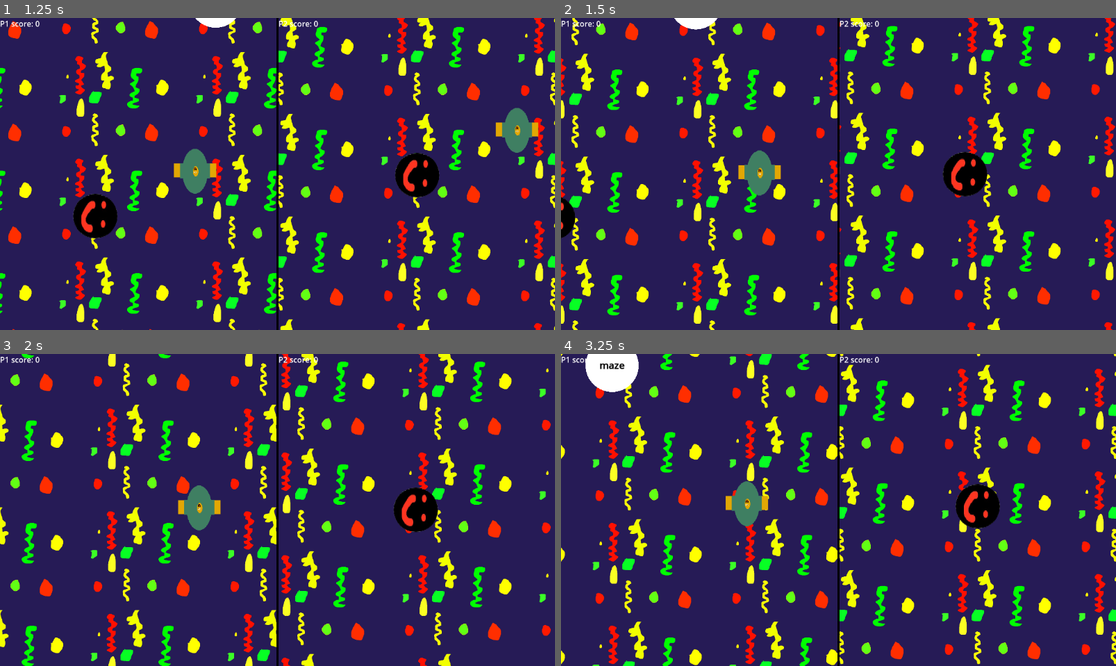
Above: before the commit, frames 1-4 (two rows, left to right).
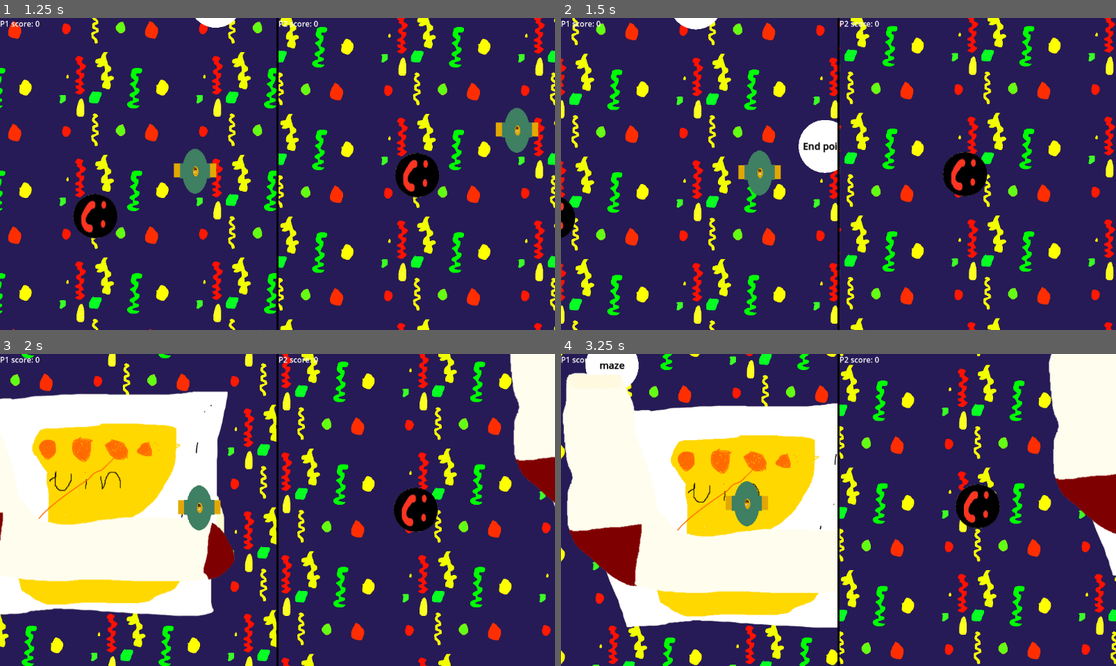
Above: after the commit, the same moments.

Repository: real-chicken-master/GDD112TempName
Game: Godot game, scene res://UI/splitscreen.tscn
The game is run twice, just before and just after one commit, with the same random seed, the same clock (stepped at 60 frames per second) and the same inputs.
Inputs:
- Up to frame 1 (1.25 s): hold D (right1) from 0.53 s (still down); tap Down (down2) at 0.6 s; tap W (up1) at 0.77 s
- Up to frame 2 (1.5 s): keep holding D (right1); tap Left (left2) at 1.35 s
- Up to frame 3 (2 s): keep holding D (right1); tap W (up1) at 1.52 s
- Up to frame 4 (3.25 s): release D (right1) at 2.03 s; hold A (left1) 2.03-2.78 s; tap Right (right2) at 2.1 s; hold D (right1) from 2.78 s (still down); tap Up (up2) at 2.85 s; tap W (up1) at 3.02 s

Frame 1 is identical in both runs. In frame 2, 1.0% of the frame differs, in the area x 42-50%, y 32-50%; in frame 3, 30%; in frame 4, 39%, in the area x 0-100%, y 0-88%.

Commit message:
full game win is now possible i just need to make it so only one prize appears

Diff:
--- a/UI/splitscreen.tscn
+++ b/UI/splitscreen.tscn
@@ -52,7 +52,7 @@
 
 [node name="SubViewport" type="SubViewport" parent="HBoxContainer/SubViewportContainer"]
 handle_input_locally = false
-size = Vector2i(2, 2)
+size = Vector2i(574, 648)
 render_target_update_mode = 4
 script = SubResource("GDScript_3ulip")
 
@@ -76,7 +76,7 @@
 
 [node name="SubViewport" type="SubViewport" parent="HBoxContainer/SubViewportContainer2"]
 handle_input_locally = false
-size = Vector2i(2, 2)
+size = Vector2i(574, 648)
 render_target_update_mode = 4
 script = SubResource("GDScript_eexgl")
 
--- /dev/null
+++ b/lobby/WinningZone.tscn
@@ -0,0 +1,74 @@
+[gd_scene load_steps=9 format=3 uid="uid://cyb70a5lpd3d"]
+
+[ext_resource type="Script" path="res://lobby/minigame_3.gd" id="1_iorqg"]
+[ext_resource type="LabelSettings" uid="uid://vvbpbqq237n5" path="res://lobby/change_minigame_label.tres" id="2_bgxjo"]
+[ext_resource type="Texture2D" uid="uid://wsjetrqt2hlj" path="res://Texture and Mesh/matured meat pie art.png" id="3_ygwas"]
+[ext_resource type="Texture2D" uid="uid://coelr54fhx1ur" path="res://Texture and Mesh/Concept/concept art shindrr bockorc.png" id="4_xogk4"]
+[ext_resource type="Texture2D" uid="uid://ffntrqx4fxcm" path="res://Texture and Mesh/Concept/concept art paper trophy .png" id="5_gv0oq"]
+[ext_resource type="Texture2D" uid="uid://d2rjn7pv01i8" path="res://Texture and Mesh/Concept/concept art socke.png" id="6_6o1a0"]
+
+[sub_resource type="CircleShape2D" id="CircleShape2D_dgx6a"]
+radius = 55.0364
+
+[sub_resource type="SphereMesh" id="SphereMesh_mep34"]
+
+[node name="Minigame 3" type="Node2D"]
+
+[node name="Area2D" type="Area2D" parent="."]
+collision_layer = 2
+script = ExtResource("1_iorqg")
+
+[node name="CollisionShape2D" type="CollisionShape2D" parent="Area2D"]
+shape = SubResource("CircleShape2D_dgx6a")
+
+[node name="MeshInstance2D" type="MeshInstance2D" parent="."]
+position = Vector2(1.49012e-06, 1.0252e-05)
+scale = Vector2(110.125, 110)
+mesh = SubResource("SphereMesh_mep34")
+
+[node name="Label" type="Label" parent="."]
+offset_left = -46.0
+offset_top = -45.0
+offset_right = 47.0
+offset_bottom = 44.0
+text = "End point
+"
+label_settings = ExtResource("2_bgxjo")
+horizontal_alignment = 1
+vertical_alignment = 1
+
+[node name="MeatPie" type="Sprite2D" parent="."]
+visible = false
+position = Vector2(12, -127)
+texture = ExtResource("3_ygwas")
+
+[node name="CinderBlock" type="Sprite2D" parent="."]
+visible = false
+position = Vector2(15, -5)
+texture = ExtResource("4_xogk4")
+
+[node name="PaperTrophy" type="Sprite2D" parent="."]
+visible = false
+position = Vector2(4, 3)
+texture = ExtResource("5_gv0oq")
+
+[node name="Sock" type="Sprite2D" parent="."]
+visible = false
+position = Vector2(-11, -3)
+texture = ExtResource("6_6o1a0")
+
+[node name="P1FullWin" type="Label" parent="."]
+visible = false
+offset_left = -103.0
+offset_top = 57.0
+offset_right = 101.0
+offset_bottom = 80.0
+text = "PLAYER ONE WINS YIPPPIE"
+
+[node name="P2FullWin" type="Label" parent="."]
+visible = false
+offset_left = -101.0
+offset_top = 52.0
+offset_right = 96.0
+offset_bottom = 150.0
+text = "PLAYER TWO WINS YIPPIE"
--- a/lobby/main_lobby.tscn
+++ b/lobby/main_lobby.tscn
@@ -1,11 +1,12 @@
-[gd_scene load_steps=9 format=3 uid="uid://dxtgtd1cq23fw"]
+[gd_scene load_steps=10 format=3 uid="uid://dxtgtd1cq23fw"]
 
 [ext_resource type="Texture2D" uid="uid://neigjw7fl147" path="res://Texture and Mesh/Concept/concept aet foall.png" id="1_dwxfc"]
 [ext_resource type="Script" path="res://lobby/main_lobby.gd" id="1_vtgsn"]
 [ext_resource type="PackedScene" uid="uid://c6mx5yrnxiiqu" path="res://lobby/minigame_1.tscn" id="1_x04k7"]
 [ext_resource type="PackedScene" uid="uid://bvxji66hx528i" path="res://lobby/minigame_2.tscn" id="2_d72ml"]
 [ext_resource type="PackedScene" uid="uid://bwqor80lqgqvq" path="res://lobby/minigame_3.tscn" id="3_ufeh7"]
-[ext_resource type="Texture2D" uid="uid://cyf1bwyfkocfq" path="res://Texture and Mesh/ArcadeWall.png" id="5_th5fa"]
+[ext_resource type="Texture2D" uid="uid://btbwvc4n4svdq" path="res://Texture and Mesh/ArcadeWall.png" id="5_th5fa"]
+[ext_resource type="PackedScene" uid="uid://cyb70a5lpd3d" path="res://lobby/WinningZone.tscn" id="7_7qsog"]
 
 [sub_resource type="TileSetAtlasSource" id="TileSetAtlasSource_vdirs"]
 texture = ExtResource("5_th5fa")
@@ -20,10 +21,10 @@
 physics_layer_0/collision_layer = 4
 sources/0 = SubResource("TileSetAtlasSource_vdirs")
 
-[node name="Main Lobby" type="Node2D"]
+[node name="MainLobby" type="Node2D"]
 script = ExtResource("1_vtgsn")
 
-[node name="ConceptAetFoall" type="Sprite2D" parent="."]
+[node name="FloorArt" type="Sprite2D" parent="."]
 texture_repeat = 2
 position = Vector2(529, 494)
 scale = Vector2(0.355125, 0.355375)
@@ -31,20 +32,23 @@
 region_enabled = true
 region_rect = Rect2(-4014.03, -2802.23, 16000, 16000)
 
-[node name="Minigame Start" type="Node2D" parent="."]
+[node name="MinigameStart" type="Node2D" parent="."]
 
-[node name="Minigame 1" parent="Minigame Start" instance=ExtResource("1_x04k7")]
+[node name="Minigame1" parent="MinigameStart" instance=ExtResource("1_x04k7")]
 position = Vector2(250, 250)
 
-[node name="Minigame 2" parent="Minigame Start" instance=ExtResource("2_d72ml")]
+[node name="Minigame2" parent="MinigameStart" instance=ExtResource("2_d72ml")]
 position = Vector2(575, 75)
 
-[node name="Minigame 3" parent="Minigame Start" instance=ExtResource("3_ufeh7")]
+[node name="Minigame3" parent="MinigameStart" instance=ExtResource("3_ufeh7")]
 position = Vector2(900, 250)
 
-[node name="players" type="Node2D" parent="."]
+[node name="Players" type="Node2D" parent="."]
 
 [node name="TileMap" type="TileMap" parent="."]
 tile_set = SubResource("TileSet_sq6ng")
 format = 2
 layer_0/tile_data = PackedInt32Array(-196612, 0, 0, -131076, 0, 0, -65540, 0, 0, -4, 0, 0, 65532, 0, 0, 131068, 0, 0, 1 …(1045 unchanged characters)…
+
+[node name="WinningZone" parent="." instance=ExtResource("7_7qsog")]
+position = Vector2(1168, 548)
--- a/lobby/minigame_3.gd
+++ b/lobby/minigame_3.gd
@@ -5,4 +5,17 @@
 func _process(_delta):
 	for body in get_overlapping_bodies():
 		if (body.name == "player1" || "player2"):
-			Globals.change_scene(preload("res://Minigames/maze/maze.tscn").instantiate())
+			var prize_number = randi_range(1,4)
+			if prize_number == 1:
+				$"../MeatPie".visible = true
+			if prize_number == 2:
+				$"../CinderBlock".visible = true
+			if prize_number == 3:
+					$"../PaperTrophy".visible = true
+			if prize_number == 4:
+					$"../Sock".visible = true
+
+			if Globals.p1_Score > Globals.p2_Score:
+				$"../P1FullWin".visible = true
+			if Globals.p1_Score < Globals.p2_Score:
+				$"../P2FullWin".visible = true
--- a/players/player1/player1.tscn
+++ b/players/player1/player1.tscn
@@ -1,7 +1,7 @@
 [gd_scene load_steps=6 format=3 uid="uid://nx4ggy1h8ovm"]
 
 [ext_resource type="Script" path="res://players/player1/player1.gd" id="1_b3iya"]
-[ext_resource type="Texture2D" uid="uid://nqghi77b0qk2" path="res://player 1.png" id="2_1uw1x"]
+[ext_resource type="Texture2D" uid="uid://nqghi77b0qk2" path="res://Texture and Mesh/player 1.png" id="2_ckkn6"]
 [ext_resource type="AudioStream" uid="uid://b3wadtgaxcwiu" path="res://AUDIO/shrtplop.wav" id="3_e4jsa"]
 
 [sub_resource type="CircleShape2D" id="CircleShape2D_8m3wl"]
@@ -21,7 +21,7 @@
 [node name="PlayerSprite1" type="Sprite2D" parent="."]
 position = Vector2(2, 2.5)
 scale = Vector2(0.546763, 0.356115)
-texture = ExtResource("2_1uw1x")
+texture = ExtResource("2_ckkn6")
 region_rect = Rect2(71.6043, 46.466, 155.507, 258.932)
 
 [node name="CollisionShape2D" type="CollisionShape2D" parent="."]
Renamed: player 1.png -> Texture and Mesh/player 1.png
Renamed: player 2.png -> Texture and Mesh/player 2.png
